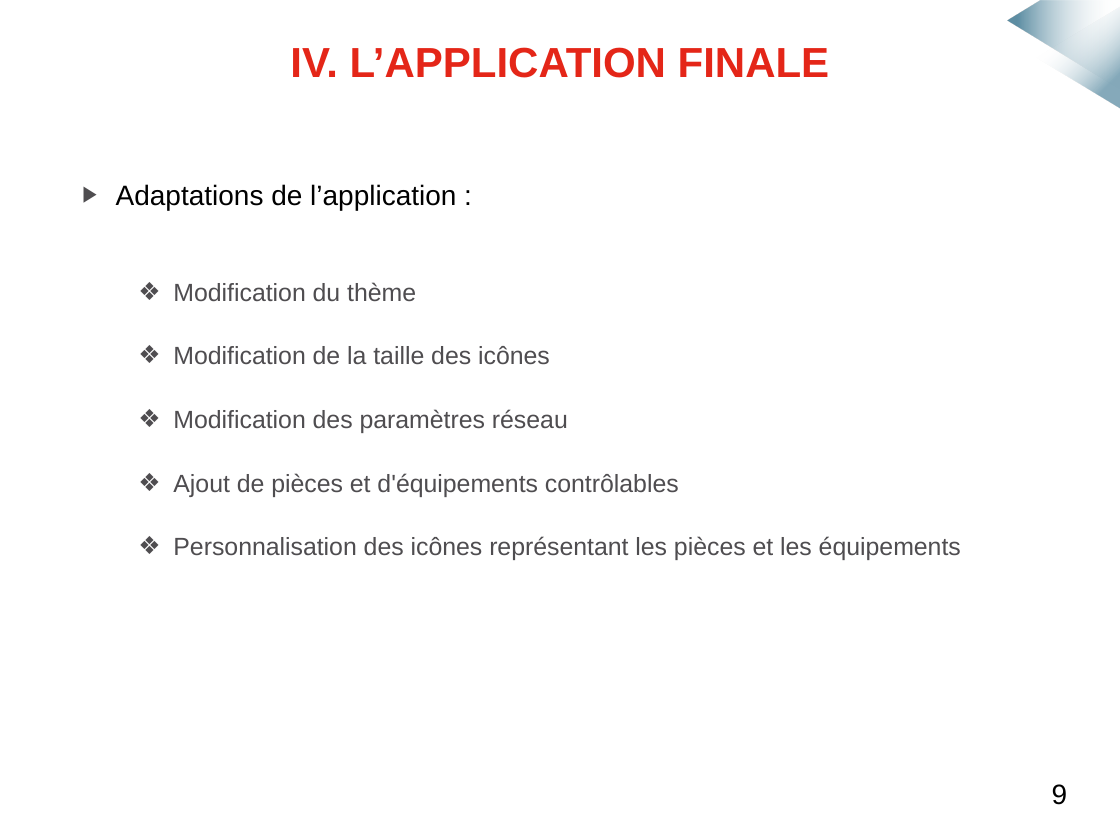
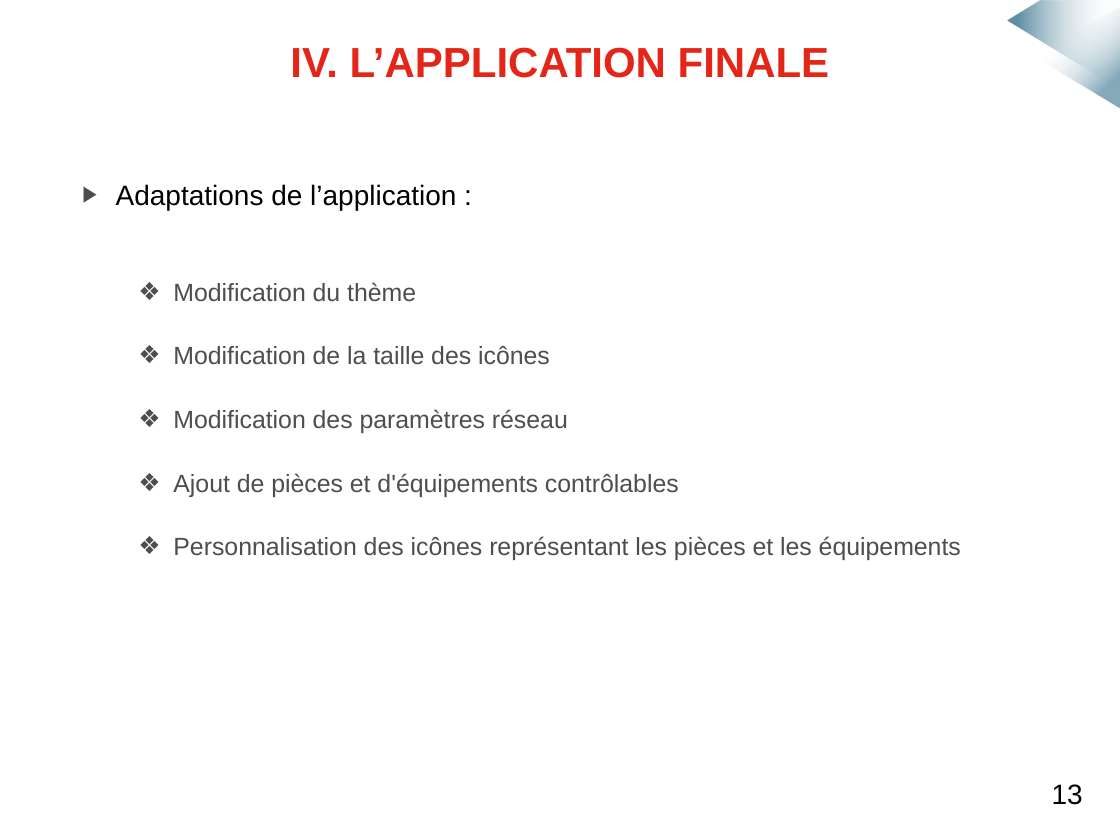
Before and after one commit to mmeven/EP_Domotique_Tablette, a slide deck: slide 14 of Rendu/Diapo_soutenance.pptx. Drawn at 1120x840 pixels with LibreOffice and Linux fonts; fonts in the diff are those of the drawing; background and template pictures are left out. Boxes give left, top, right and bottom in pixels: in the first picture for what was removed or moved away, otherwise in the second. Text is boxed around its words. In the diff, an @@ line names an element or a change of style, - is before the commit and + after.

```diff
--- a/Rendu/Diapo_soutenance.pptx
+++ b/Rendu/Diapo_soutenance.pptx
@@ text at <box>1052,784,1083,805</box>: text changed @@
-9
+13
```
Also in this commit, not shown: 20 other slides changed, 1 slide added.
